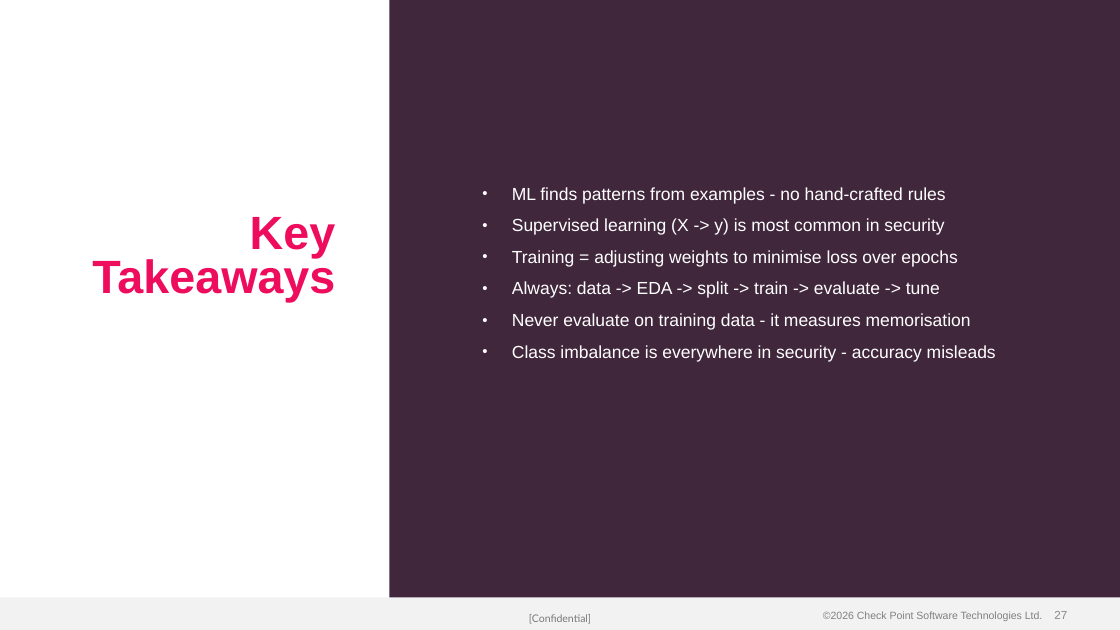
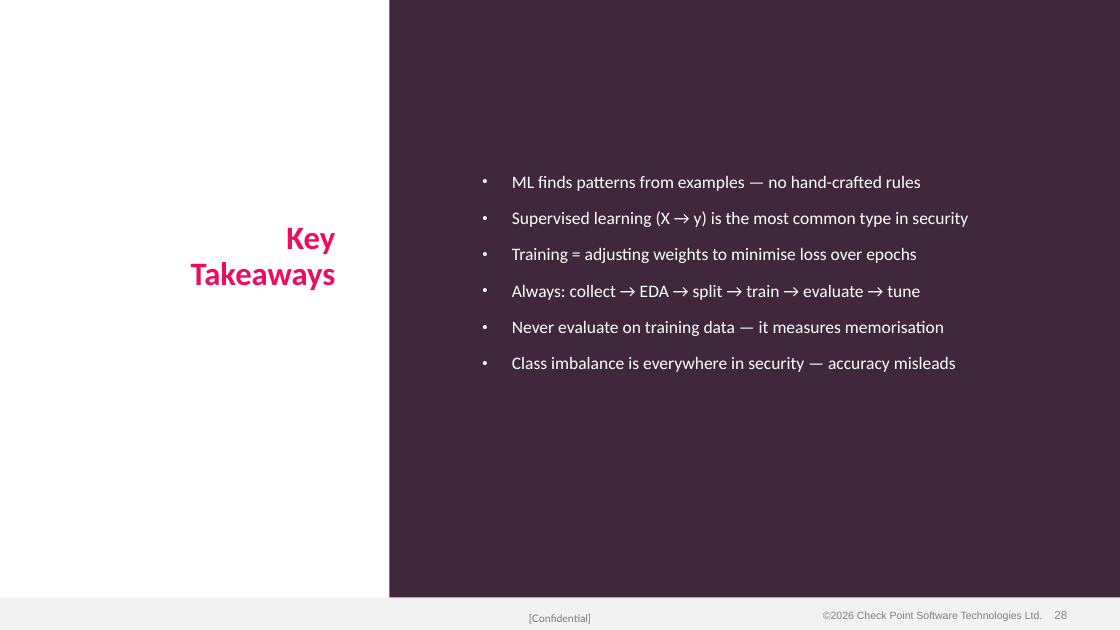
Before and after one commit to alshawwaf/ai-basic-training, a slide deck: slide 28 of stage1_classic_ml/01_what_is_ml/Lecture-1-What-is-ML.pptx (slide 27 before the commit). Drawn at 1120x630 pixels with LibreOffice and Linux fonts; fonts in the diff are those of the drawing; background and template pictures are left out. Boxes give left, top, right and bottom in pixels: in the first picture for what was removed or moved away, otherwise in the second. Text is boxed around its words. In the diff, an @@ line names an element or a change of style, - is before the commit and + after.

Commit message:
Apply Calibri font and bold headers to all 17 lectures; improve Lecture 1
- All lectures: switched every text run to Calibri, made slide titles bold
- Lecture 1: rebuilt with 29 slides (was 28), 14 images (was 13)
  - Added new Real-World Example slide (phishing URL detection pipeline)
  - Improved vocabulary slide with bold term/definition formatting
  - Better bullet hierarchy with colour-coded categories
  - All matplotlib charts regenerated with Calibri labels

```diff
--- a/stage1_classic_ml/01_what_is_ml/Lecture-1-What-is-ML.pptx
+++ b/stage1_classic_ml/01_what_is_ml/Lecture-1-What-is-ML.pptx
@@ title "Key" at (191, 227, 336, 290): size 40 to 28 pt, font Arial to Calibri; more space between paragraphs @@
@@ text at (512, 176, 968, 227): text changed; font Arial to Calibri @@
-• ML finds patterns from examples - no hand-crafted rules
-• Supervised learning (X -> y) is most common in security
+• ML finds patterns from examples — no hand-crafted rules
+• Supervised learning (X → y) is the most common type in security
@@ text at (512, 248, 917, 263): font Arial to Calibri in "Training = adjusting weights to minimise loss ..."; more space between paragraphs @@
@@ text at (512, 285, 956, 372): text changed; font Arial to Calibri @@
-• Always: data -> EDA -> split -> train -> evaluate -> tune
-• Never evaluate on training data - it measures memorisation
-• Class imbalance is everywhere in security - accuracy misleads
+• Always: collect → EDA → split → train → evaluate → tune
+• Never evaluate on training data — it measures memorisation
+• Class imbalance is everywhere in security — accuracy misleads
@@ page number at (1054, 611, 1067, 619): text changed @@
-27
+28
```
Also in this commit, not shown: 27 other slides changed, 1 slide added, 16 other files.
